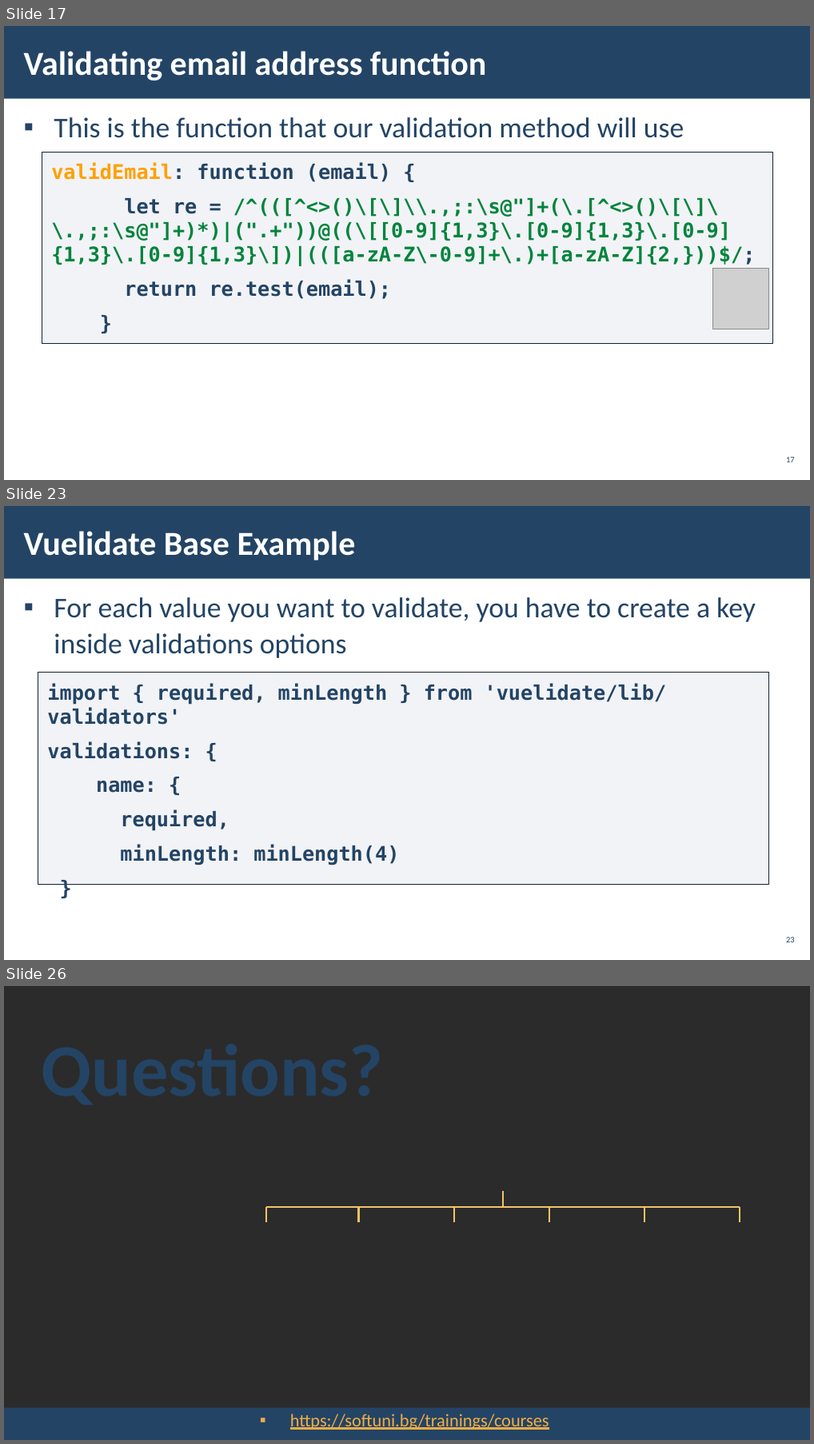
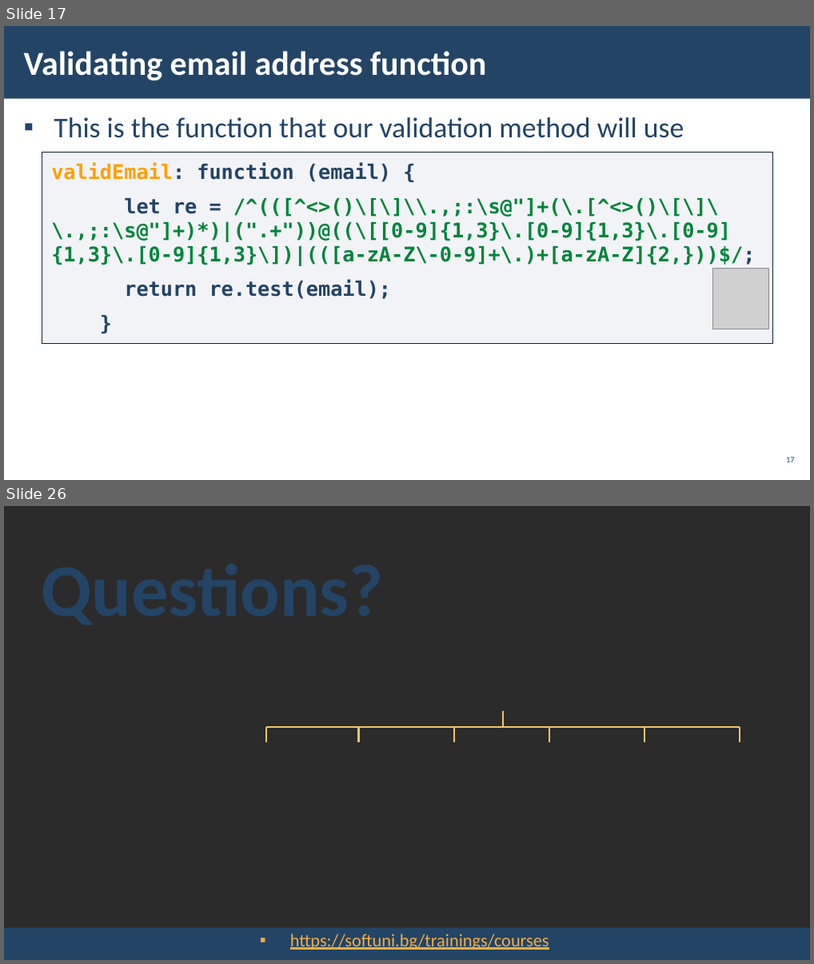
Before and after one commit to Vue-Course-Plans/Vue-Lectures, a slide deck: Validators/10.Validators.pptx. Shown one above the other, each under a label of ours: slides 17, 23 and 26 before the commit, slides 17 and 26 after it; the slides between them are not shown. The pictures are 814x1444 and 814x964 pixels, drawn with LibreOffice and Linux fonts; fonts in the diff are those of the drawing; grey boxes stand for pictures; background and template pictures are left out; a plain dark background stands for a picture behind light text. Boxes give left, top, right and bottom in pixels: in the first picture for what was removed or moved away, otherwise in the second. Text is boxed around its words. In the diff, an @@ line names an element or a change of style, - is before the commit and + after.

```diff
--- a/Validators/10.Validators.pptx
+++ b/Validators/10.Validators.pptx
@@ slide 23 removed at box(4, 506, 810, 960), background picture (left out); not listed: 1 template element that a slide beside it also shows @@
@@ title removed at box(24, 531, 356, 560) @@
-Vuelidate Base Example
@@ text removed at box(54, 597, 756, 658) @@
-▪ For each value you want to validate, you have to create a key inside validations options
@@ rectangle removed at box(38, 672, 769, 884) @@
-import { required, minLength } from 'vuelidate/lib/validators'
-validations: {
-name: {
-required,
-minLength: minLength(4)
-}
@@ page number removed at box(786, 936, 795, 942) @@
-23
```
Also in this commit, not shown: 11 slides changed, 2 slides added, 1 other slide removed, 1 other file.
